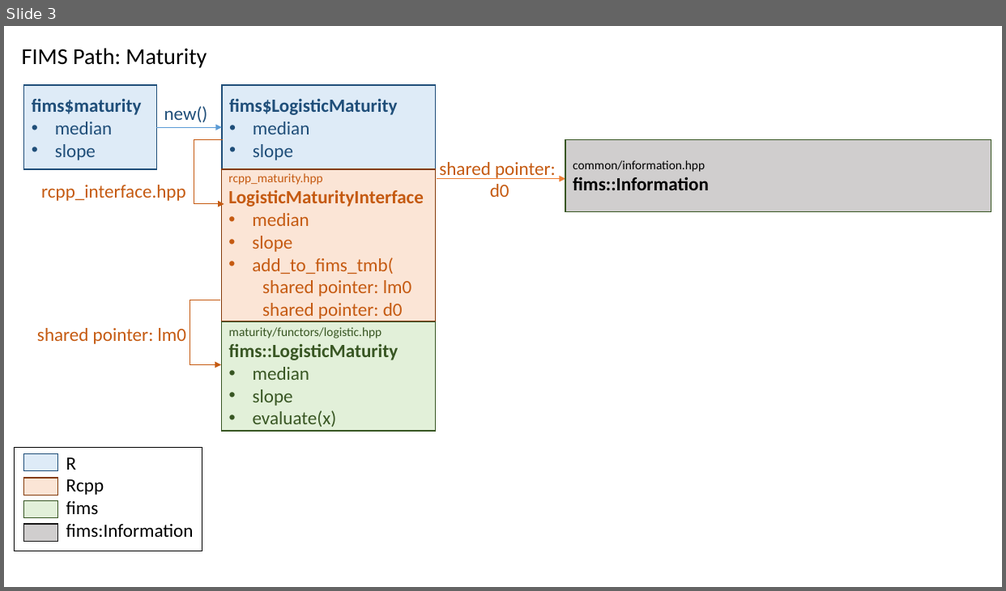
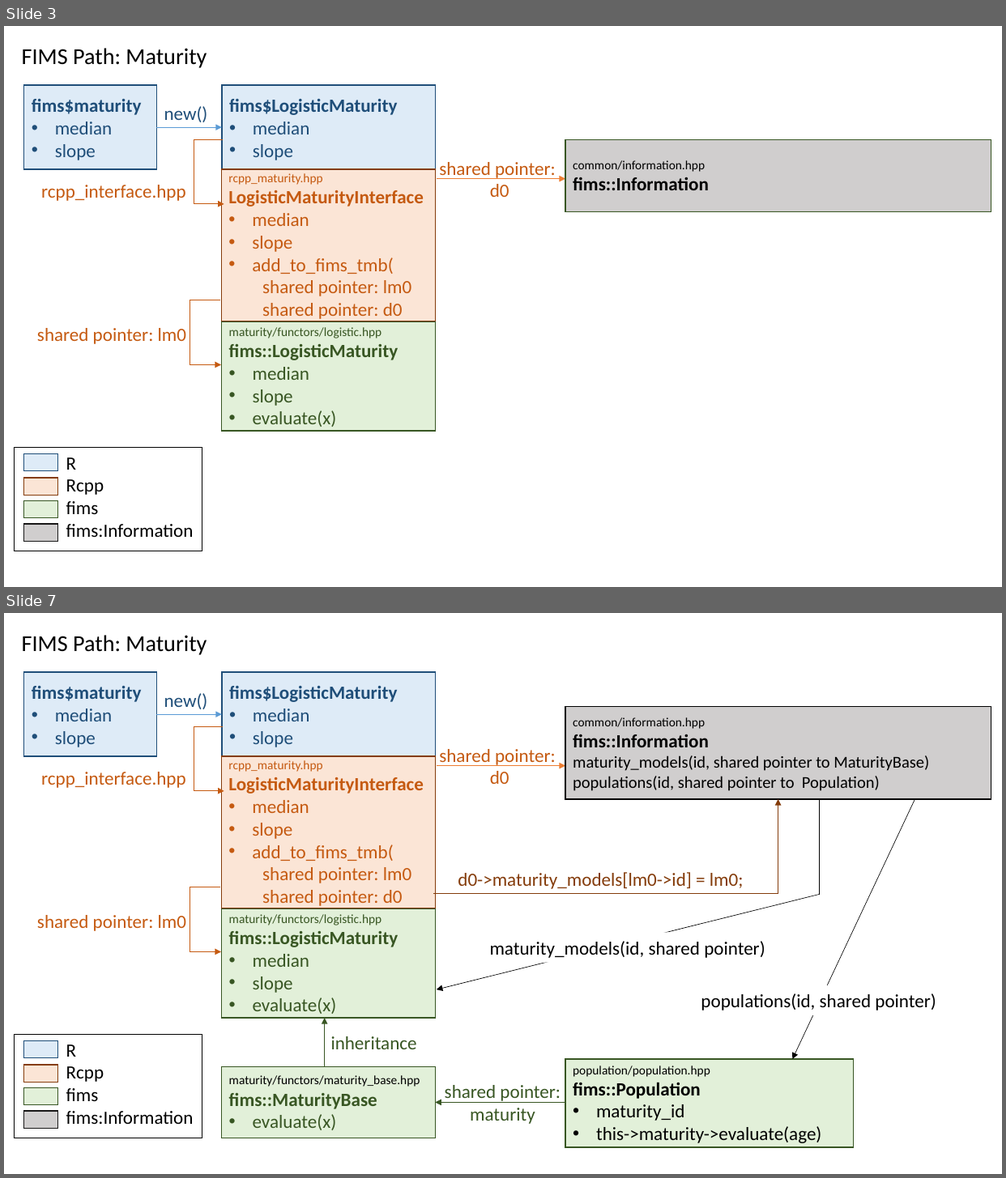
Before and after one commit to NOAA-FIMS/FIMS, a slide deck: vignettes/figures/fims-path-maturity.pptx. Shown one above the other, each under a label of ours: slide 3 before the commit, slides 3 and 7 after it; the slides between them are not shown. The pictures are 1006x591 and 1006x1178 pixels, drawn with LibreOffice and Linux fonts; fonts in the diff are those of the drawing. Boxes give left, top, right and bottom in pixels: in the first picture for what was removed or moved away, otherwise in the second. Text is boxed around its words. In the diff, an @@ line names an element or a change of style, - is before the commit and + after.

Commit message:
update information section and figures

```diff
--- a/vignettes/figures/fims-path-maturity.pptx
+++ b/vignettes/figures/fims-path-maturity.pptx
@@ slide 7 added at (4, 613, 1002, 1174), background #FFFFFF @@
@@ group added at (15, 635, 991, 1148): 12 rectangles, 11 texts, 6 arrows, 3 elbow arrows, 1 line @@
+fims$maturity
+• median
+• slope
+fims$LogisticMaturity
+• median
+• slope
+rcpp_maturity.hpp
+LogisticMaturityInterface
+• median
+• slope
+• add_to_fims_tmb(
+shared pointer: lm0
+shared pointer: d0
+new()
+rcpp_interface.hpp
+maturity/functors/logistic.hpp
+fims::LogisticMaturity
+• median
+• slope
+• evaluate(x)
+shared pointer: lm0
+maturity/functors/maturity_base.hpp
+fims::MaturityBase
+• evaluate(x)
+inheritance
+shared pointer: maturity
+FIMS Path: Maturity
+population/population.hpp
+fims::Population
+• maturity_id
+• this->maturity->evaluate(age)
+R
+Rcpp
+fims
+fims:Information
+common/information.hpp
+fims::Information
+maturity_models(id, shared pointer to MaturityBase)
+populations(id, shared pointer to Population)
+shared pointer:
+d0
+d0->maturity_models[lm0->id] = lm0;
+maturity_models(id, shared pointer)
+populations(id, shared pointer)
```
Also in this commit, not shown: 1 slide changed, 2 other slides added, 5 other files.
